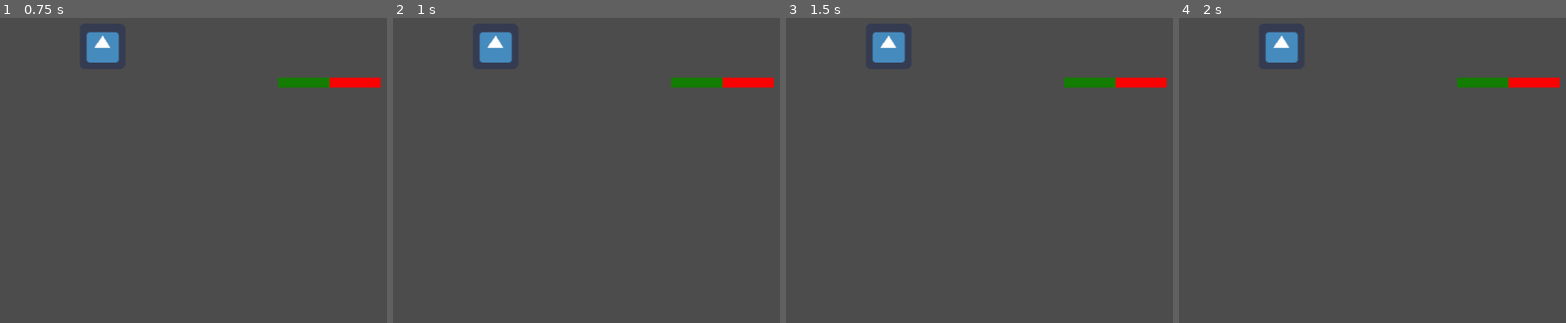
Above: before the commit, frames 1-4 (left to right).
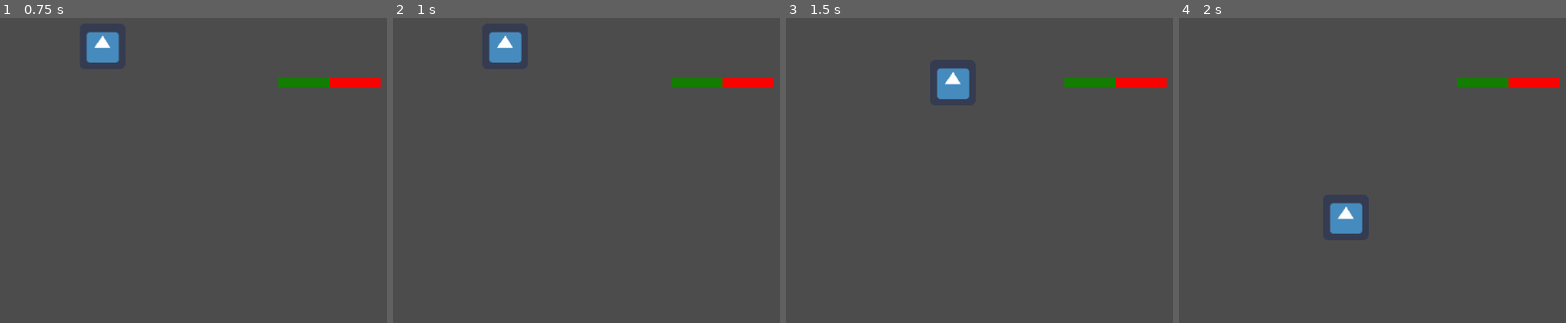
Above: after the commit, the same moments.

Repository: MLaurentys/GGJ2020
Game: Godot game, scene res://Tests/FixTest.tscn
Two runs of this game, one before a commit and one after it. Both use one fixed random seed, a clock stepped at 60 frames per second and the inputs below. This scene is started directly instead of the project's main scene. The engine's default icon, where the game draws it, is replaced by a stand-in: a white triangle on a blue panel in a dark square.
Inputs (mouse positions are in pixels of both pictures, inside the frame that each line leads up to):
- Up to frame 1 (0.75 s): tap Enter at 0.5 s; move the mouse to (outside the picture) at 0.52 s; hold Right (ui_right) from 0.53 s (still down); click (outside the picture) at 0.67 s
- Up to frame 2 (1 s): keep holding Right (ui_right); tap Space (ui_select) at 0.77 s
- Up to frame 3 (1.5 s): move the mouse to (1006, 182) at 1.27 s; release Right (ui_right) at 1.28 s; hold Down (ui_down) from 1.28 s (still down)
- Up to frame 4 (2 s): keep holding Down (ui_down); tap Space (ui_select) at 1.52 s

Frame 1 is identical in both runs. In frame 2, 0.7% of the frame differs, in the area x 22-34%, y 4-15%; in frame 3, 1.7%; in frame 4, 1.7%, in the area x 22-48%, y 4-71%.
Error before the commit: Invalid get index 'position' (on base: 'null instance'). (res://Characters/Player/Player.gd:53)

Commit message:
Fix conflict error

Diff:
--- a/project/Characters/Player/Player.tscn
+++ b/project/Characters/Player/Player.tscn
@@ -6,6 +6,9 @@
 
 [sub_resource type="RectangleShape2D" id=1]
 extents = Vector2( 32.1495, 31.676 )
+
+[sub_resource type="RectangleShape2D" id=2]
+extents = Vector2( 33.7674, 33.9408 )
 
 [node name="Player" groups=[
 "player",
@@ -31,9 +34,11 @@
 wait_time = 2.0
 one_shot = true
 
-[node name="ContactCooldown" type="Timer" parent="." index="5"]
-process_mode = 0
-wait_time = 0.1
-one_shot = true
+[node name="AttackOrigin" type="Position2D" parent="." index="5"]
+
+[node name="Area2D" type="Area2D" parent="." index="6"]
+
+[node name="CollisionShape2D" type="CollisionShape2D" parent="Area2D" index="0"]
+shape = SubResource( 2 )
 [connection signal="timeout" from="DashTimer" to="." method="stop_dash"]
 [connection signal="timeout" from="InvulnerabilityTimer" to="." method="_on_InvulnerabilityTimer_timeout"]
Not shown: 1 places in project/Characters/Player/Player.tscn that only renumber resources
